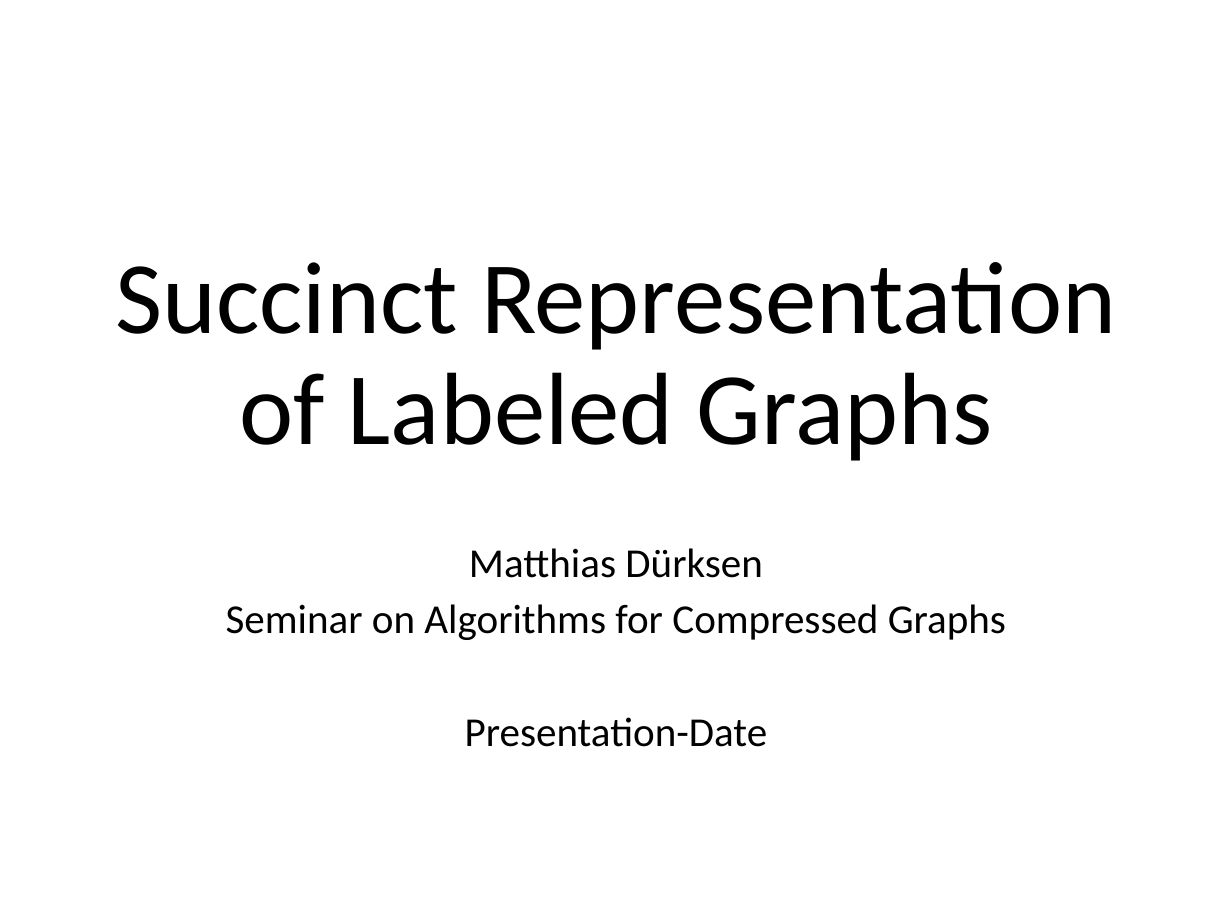
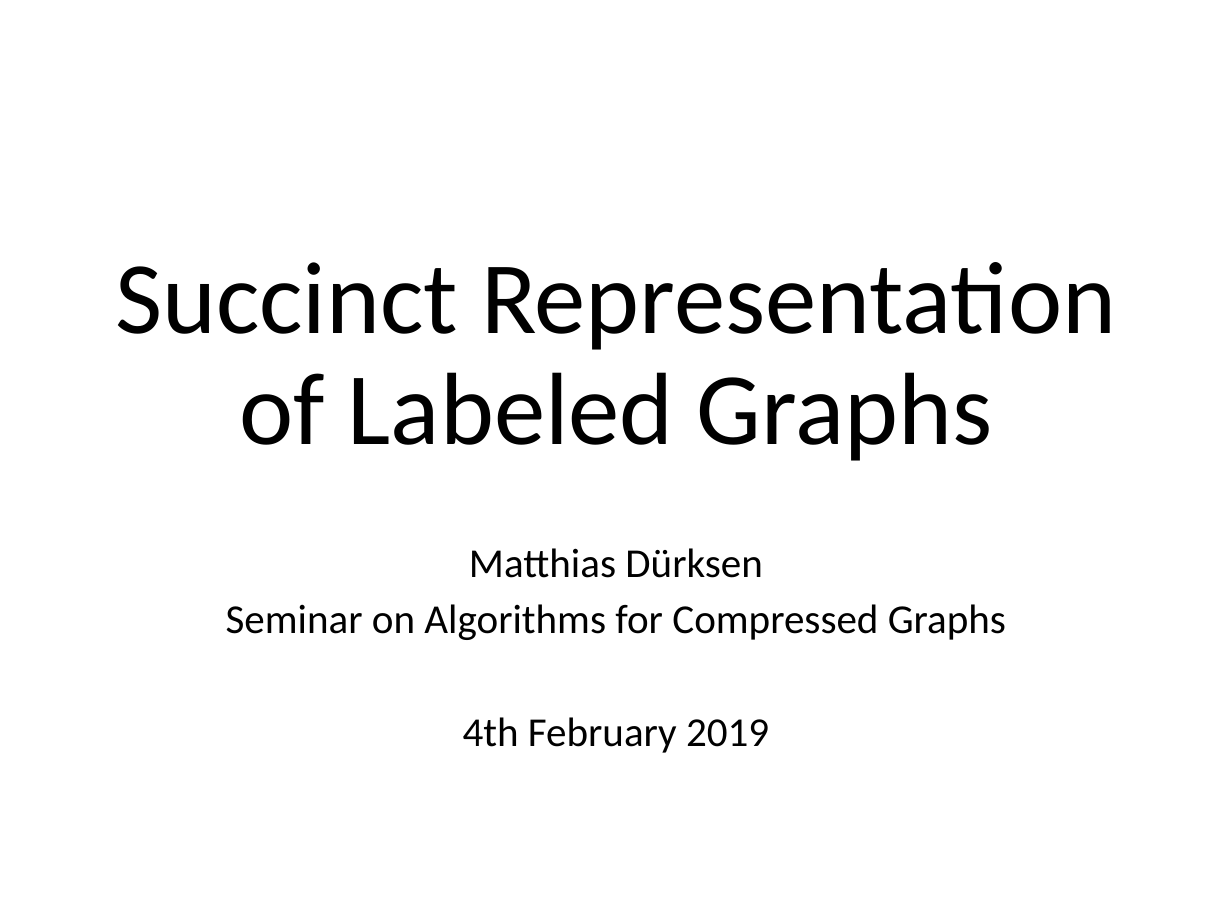
Before and after one commit to MatthiasDuerksen/Seminar_AlgCompressedGraphs, a slide deck: slide 1 of Talk/secondVersion/Talk_Duerksen_v2.pptx. Drawn at 1232x924 pixels with LibreOffice and Linux fonts; fonts in the diff are those of the drawing. Boxes give left, top, right and bottom in pixels: in the first picture for what was removed or moved away, otherwise in the second. Text is boxed around its words. In the diff, an @@ line names an element or a change of style, - is before the commit and + after.

```diff
--- a/Talk/secondVersion/Talk_Duerksen_v2.pptx
+++ b/Talk/secondVersion/Talk_Duerksen_v2.pptx
@@ subtitle at bbox=[463, 717, 769, 753]: text changed @@
-Presentation-Date
+4th February 2019
```
Also in this commit, not shown: 13 other slides changed, 3 slides added, 34 other files.
